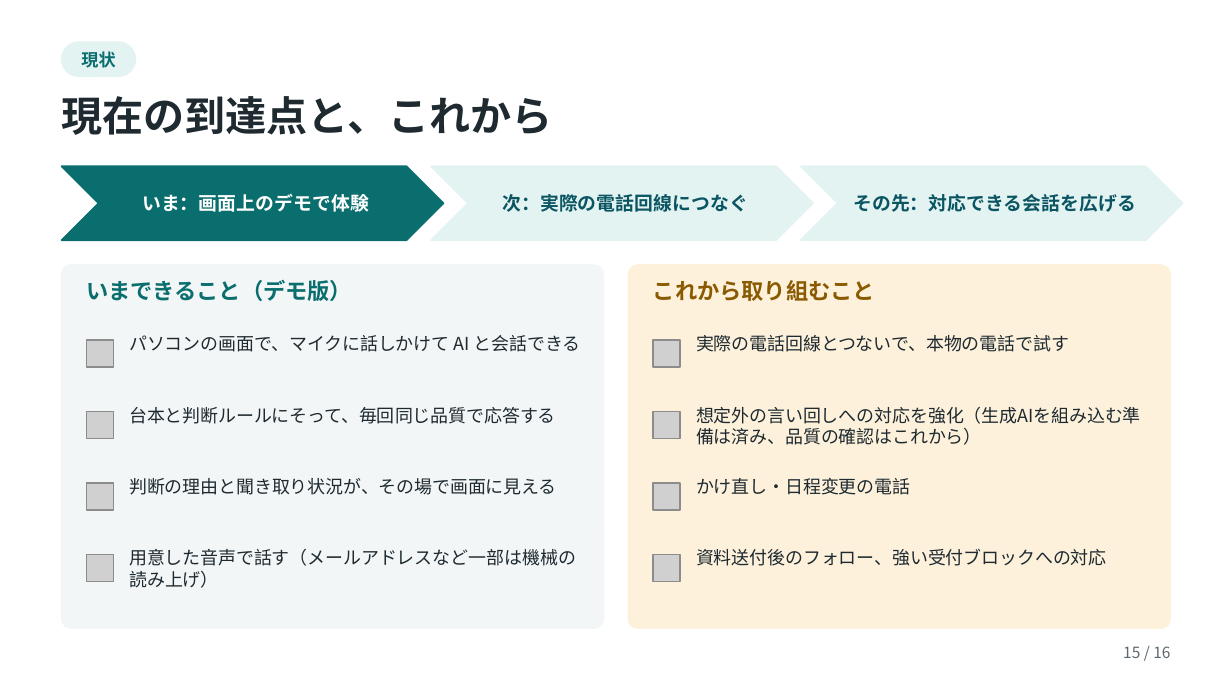
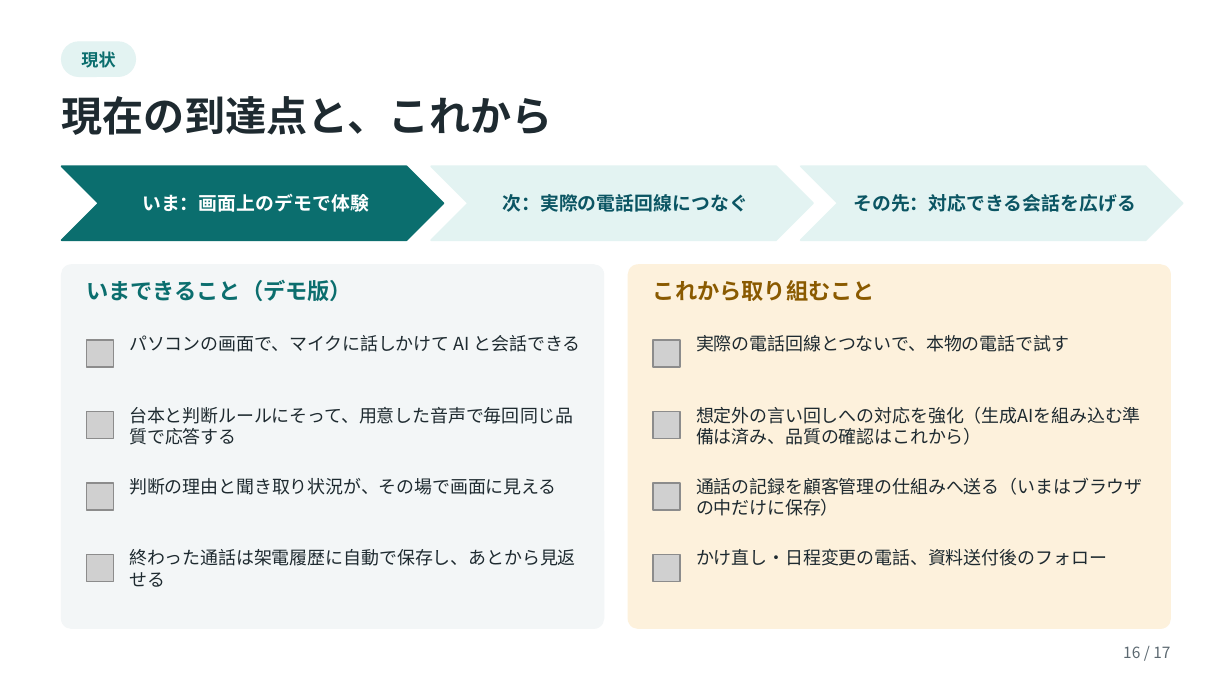
Before and after one commit to mhashimoto-debug/ai-call-agent, a slide deck: slide 16 of docs/AI架電エージェントのしくみ.pptx (slide 15 before the commit). Drawn at 1232x693 pixels with LibreOffice and Linux fonts; fonts in the diff are those of the drawing; grey boxes stand for pictures. Boxes give left, top, right and bottom in pixels: in the first picture for what was removed or moved away, otherwise in the second. Text is boxed around its words. In the diff, an @@ line names an element or a change of style, - is before the commit and + after.

```diff
--- a/docs/AI架電エージェントのしくみ.pptx
+++ b/docs/AI架電エージェントのしくみ.pptx
@@ text at box(129, 407, 573, 445): text changed @@
-台本と判断ルールにそって、毎回同じ品質で応答する
+台本と判断ルールにそって、用意した音声で毎回同じ品質で応答する
@@ text at box(696, 477, 1143, 516): text changed @@
-かけ直し・日程変更の電話
+通話の記録を顧客管理の仕組みへ送る（いまはブラウザの中だけに保存）
@@ text at box(129, 549, 576, 587): text changed @@
-用意した音声で話す（メールアドレスなど一部は機械の読み上げ）
+終わった通話は架電履歴に自動で保存し、あとから見返せる
@@ text at box(696, 549, 1107, 566): text changed @@
-資料送付後のフォロー、強い受付ブロックへの対応
+かけ直し・日程変更の電話、資料送付後のフォロー
@@ text at box(1123, 646, 1170, 658): text changed @@
-15 / 16
+16 / 17
```
Also in this commit, not shown: 13 other slides changed, 1 slide added, 8 other files.
